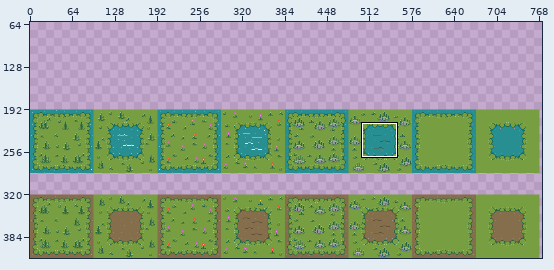
Pixel-art file, stored at assets/ground-layers(32x32).aseprite. The picture above shows the old version from afar; the outline marks the close-up.
Close-up. The starting point:
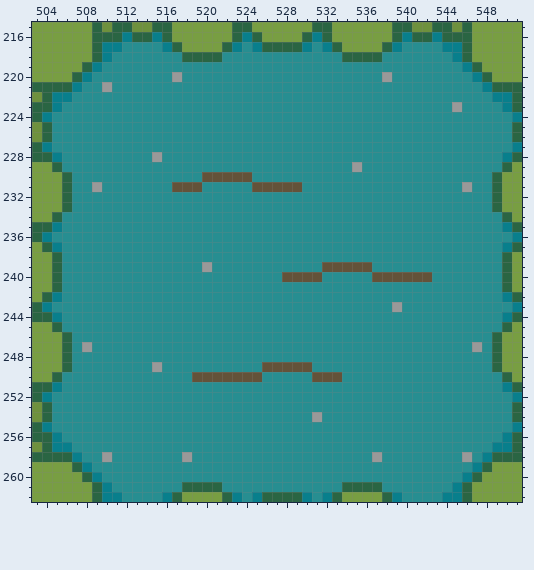
968x416 pixels, 1 frame. Colours within 5 levels of each other are drawn and written as one. Shown: x 503..551, y 215..262. The wide view leaves out empty margins. The commit also changed other parts of the picture, which this record leaves out.
After:
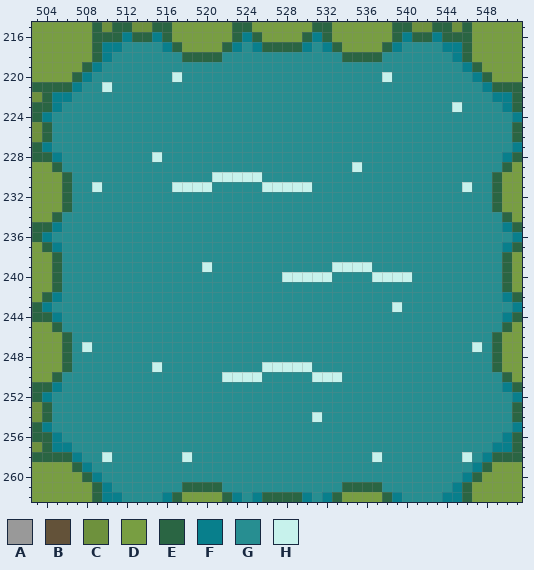
Palette (. is transparent): A #999999  B #635239  C #6e913d  D #789e42  E #2a6543  F #087f8c  G #278e91  H #c7f2ec
The edit:
@@ x 503..551 @@
 219 DDDDDEFGGGGGGGGGGGGGGGGGGGGGGGGGGGGGGGGGGGGFEDDDD
-220 DDDDEFGGGGGGGGAGGGGGGGGGGGGGGGGGGGGAGGGGGGGGFEDDD
-221 EEEEFGGAGGGGGGGGGGGGGGGGGGGGGGGGGGGGGGGGGGGGGFEEE
+220 DDDDEFGGGGGGGGHGGGGGGGGGGGGGGGGGGGGHGGGGGGGGFEDDD
+221 EEEEFGGHGGGGGGGGGGGGGGGGGGGGGGGGGGGGGGGGGGGGGFEEE
 222 CEFFGGGGGGGGGGGGGGGGGGGGGGGGGGGGGGGGGGGGGGGGGGFFE
-223 EEFGGGGGGGGGGGGGGGGGGGGGGGGGGGGGGGGGGGGGGGAGGGGFE
+223 EEFGGGGGGGGGGGGGGGGGGGGGGGGGGGGGGGGGGGGGGGHGGGGFE
 224 EFGGGGGGGGGGGGGGGGGGGGGGGGGGGGGGGGGGGGGGGGGGGGGGF
@@ x 503..551 @@
 227 EFGGGGGGGGGGGGGGGGGGGGGGGGGGGGGGGGGGGGGGGGGGGGGGF
-228 EEFGGGGGGGGGAGGGGGGGGGGGGGGGGGGGGGGGGGGGGGGGGGGFE
-229 DDEGGGGGGGGGGGGGGGGGGGGGGGGGGGGGAGGGGGGGGGGGGGGED
-230 DDDEGGGGGGGGGGGGGBBBBBGGGGGGGGGGGGGGGGGGGGGGGGEDD
-231 DDDEGGAGGGGGGGBBBGGGGGBBBBBGGGGGGGGGGGGGGGGAGGEDD
+228 EEFGGGGGGGGGHGGGGGGGGGGGGGGGGGGGGGGGGGGGGGGGGGGFE
+229 DDEGGGGGGGGGGGGGGGGGGGGGGGGGGGGGHGGGGGGGGGGGGGGED
+230 DDDEGGGGGGGGGGGGGGHHHHHGGGGGGGGGGGGGGGGGGGGGGGEDD
+231 DDDEGGHGGGGGGGHHHHGGGGGHHHHHGGGGGGGGGGGGGGGHGGEDD
 232 DDDEGGGGGGGGGGGGGGGGGGGGGGGGGGGGGGGGGGGGGGGGGGEDD
@@ x 518..544 @@
 238 GGGGGGGGGGGGGGGGGGGGGGGGGGG
-239 GGAGGGGGGGGGGGBBBBBGGGGGGGG
-240 GGGGGGGGGGBBBBGGGGGBBBBBBGG
+239 GGHGGGGGGGGGGGGHHHHGGGGGGGG
+240 GGGGGGGGGGHHHHHGGGGHHHHGGGG
 241 GGGGGGGGGGGGGGGGGGGGGGGGGGG
 242 GGGGGGGGGGGGGGGGGGGGGGGGGGG
-243 GGGGGGGGGGGGGGGGGGGGGAGGGGG
+243 GGGGGGGGGGGGGGGGGGGGGHGGGGG
 244 GGGGGGGGGGGGGGGGGGGGGGGGGGG
@@ x 503..551 @@
 246 DDDEGGGGGGGGGGGGGGGGGGGGGGGGGGGGGGGGGGGGGGGGGGEDD
-247 DDDEGAGGGGGGGGGGGGGGGGGGGGGGGGGGGGGGGGGGGGGGAGEDD
+247 DDDEGHGGGGGGGGGGGGGGGGGGGGGGGGGGGGGGGGGGGGGGHGEDD
 248 DDDEGGGGGGGGGGGGGGGGGGGGGGGGGGGGGGGGGGGGGGGGGGEDD
-249 DDDEGGGGGGGGAGGGGGGGGGGBBBBBGGGGGGGGGGGGGGGGGGEDD
-250 DDEGGGGGGGGGGGGGBBBBBBBGGGGGBBBGGGGGGGGGGGGGGGGED
+249 DDDEGGGGGGGGHGGGGGGGGGGHHHHHGGGGGGGGGGGGGGGGGGEDD
+250 DDEGGGGGGGGGGGGGGGGHHHHGGGGGHHHGGGGGGGGGGGGGGGGED
 251 EEFGGGGGGGGGGGGGGGGGGGGGGGGGGGGGGGGGGGGGGGGGGGGFE
@@ x 529..533 @@
 253 GGGGG
-254 GGAGG
+254 GGHGG
 255 GGGGG
@@ x 503..551 @@
 257 CEFFGGGGGGGGGGGGGGGGGGGGGGGGGGGGGGGGGGGGGGGGGGFFE
-258 EEEEFGGAGGGGGGGAGGGGGGGGGGGGGGGGGGAGGGGGGGGAGFEEE
+258 EEEEFGGHGGGGGGGHGGGGGGGGGGGGGGGGGGHGGGGGGGGHGFEEE
 259 DDDDEFGGGGGGGGGGGGGGGGGGGGGGGGGGGGGGGGGGGGGGFEDDD
